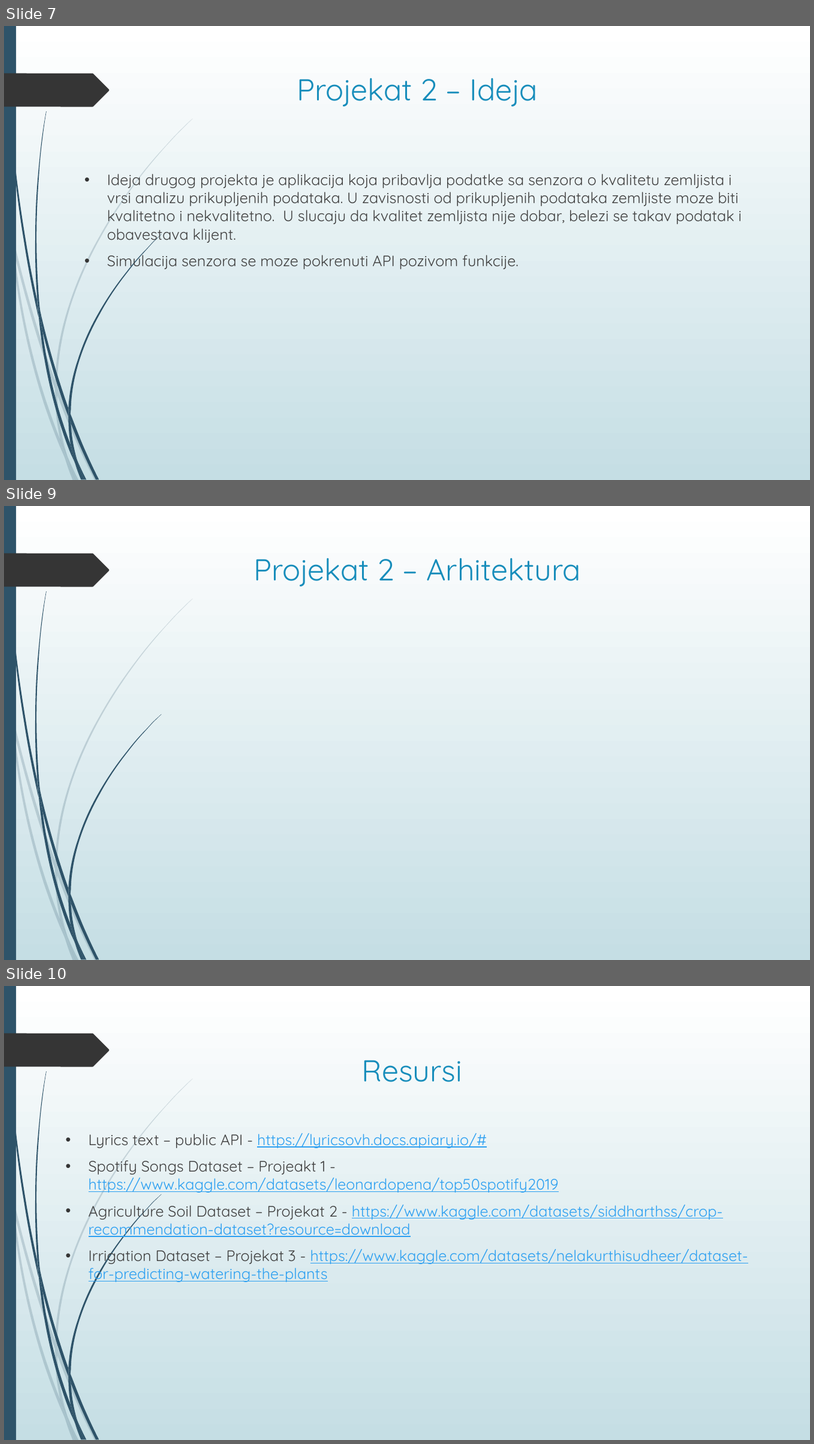
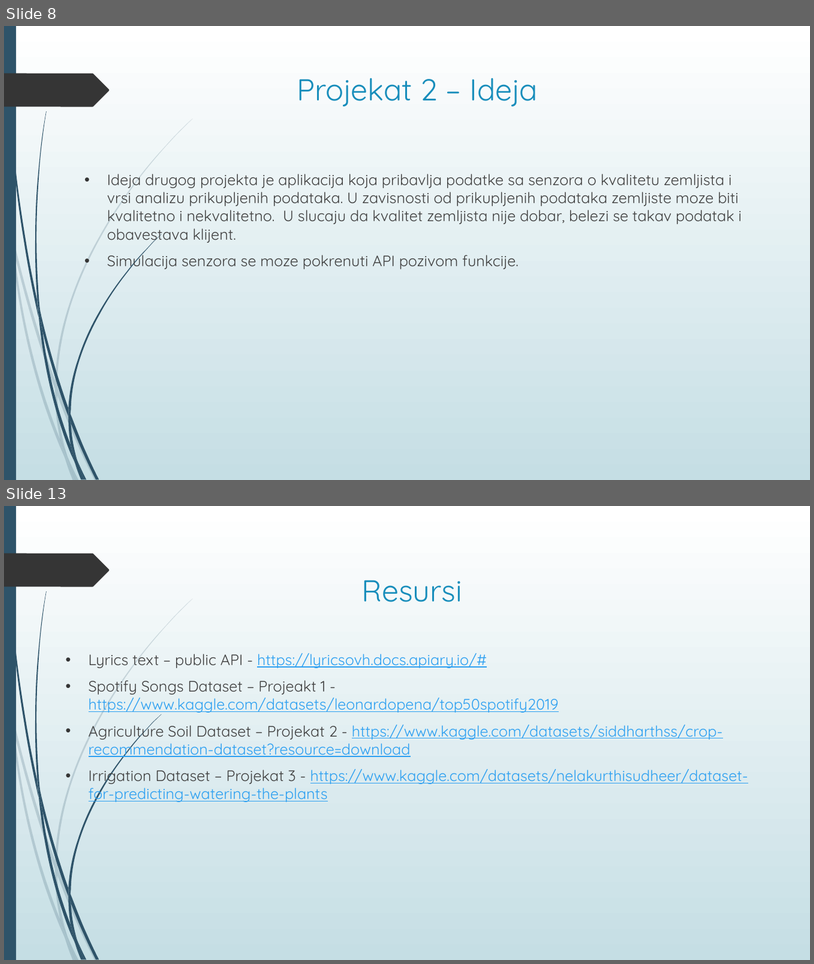
Before and after one commit to TeaMitic/SOA, a slide deck: Prezentacija projekata/Servisno-orijentisane arhitekture – Projekti.pptx. Shown one above the other, each under a label of ours: slides 7, 9 and 10 before the commit, slides 8 and 13 after it; the slides between them are not shown. The pictures are 814x1444 and 814x964 pixels, drawn with LibreOffice and Linux fonts; fonts in the diff are those of the drawing. Boxes give left, top, right and bottom in pixels: in the first picture for what was removed or moved away, otherwise in the second. Text is boxed around its words. In the diff, an @@ line names an element or a change of style, - is before the commit and + after.

```diff
--- a/Prezentacija projekata/Servisno-orijentisane arhitekture – Projekti.pptx
+++ b/Prezentacija projekata/Servisno-orijentisane arhitekture – Projekti.pptx
@@ slide 9 removed at (4, 506, 810, 960), background gradient #FFFFFF to #C5DEE5; not listed: 24 template elements that a slide beside it also shows @@
@@ title removed at (254, 558, 581, 586) @@
-Projekat 2 – Arhitektura
@@ what was slide 7 is now slide 8 @@
@@ what was slide 10 is now slide 13 @@
```
Also in this commit, not shown: 5 slides changed, 4 slides added, 14 other files.
